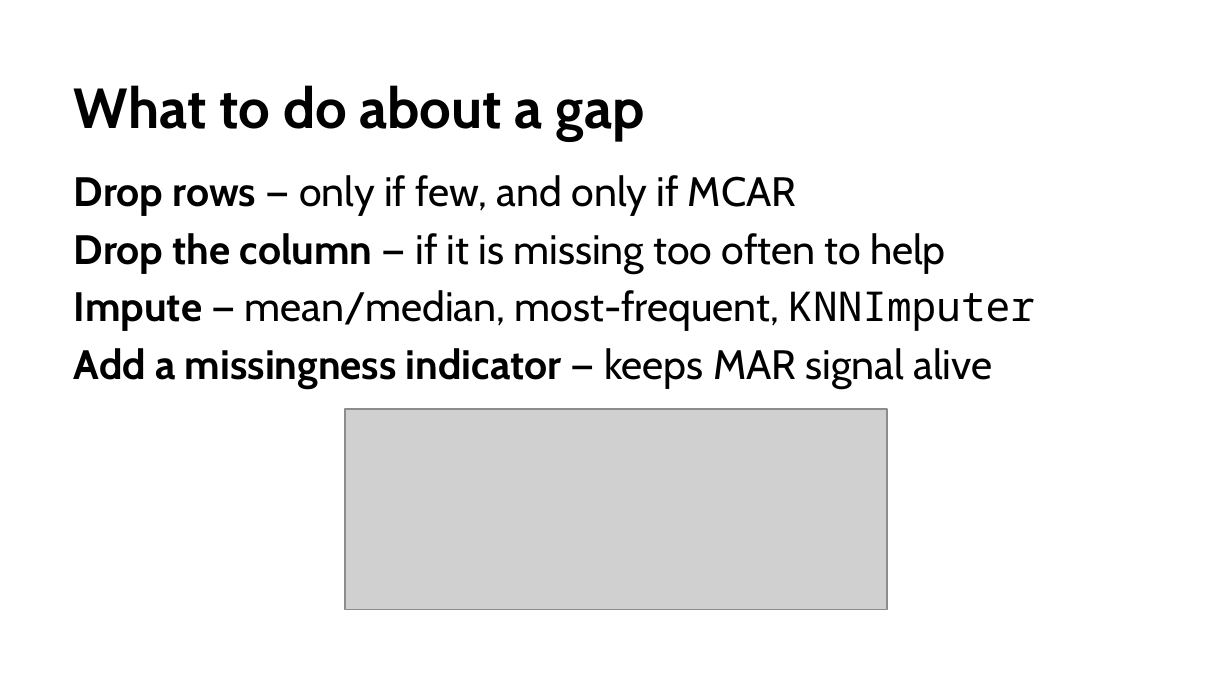
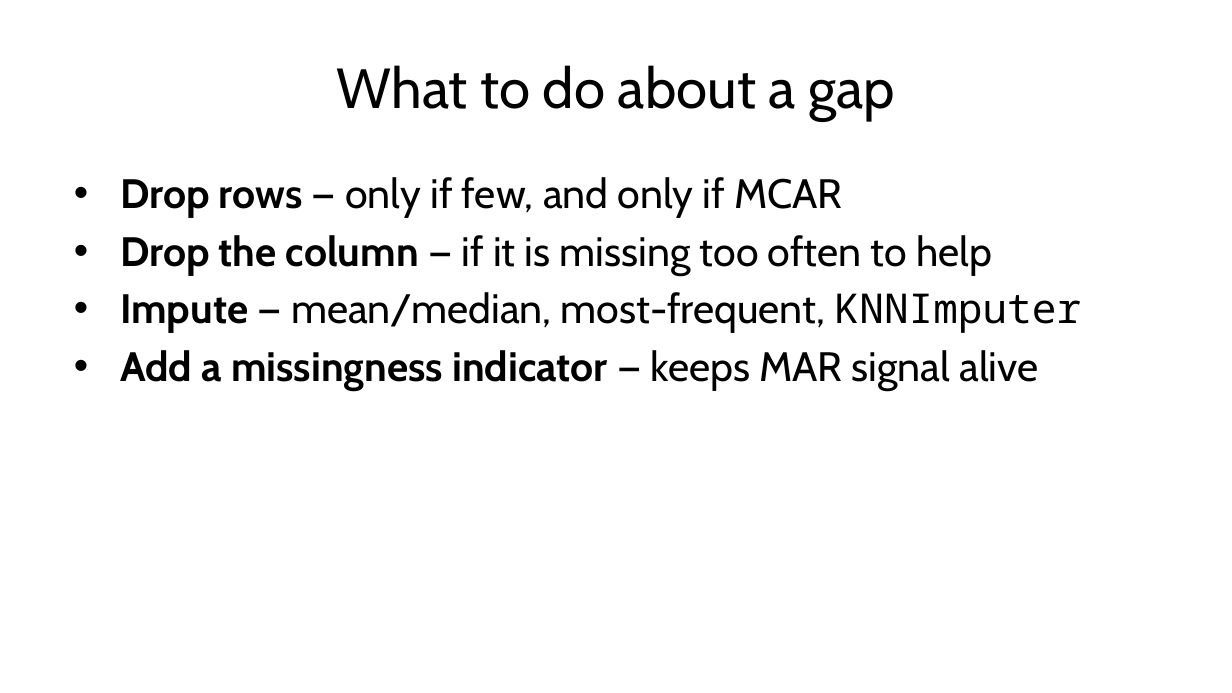
Before and after one commit to fabioantonini/technologies-for-artificial-intelligence, a slide deck: slide 12 of Lessons/02_data_exploration_and_preparation/Slides/data_exploration_and_preparation_slides.pptx. Drawn at 1232x693 pixels with LibreOffice and Linux fonts; fonts in the diff are those of the drawing; grey boxes stand for pictures; background and template pictures are left out. Boxes give left, top, right and bottom in pixels: in the first picture for what was removed or moved away, otherwise in the second. Text is boxed around its words. In the diff, an @@ line names an element or a change of style, - is before the commit and + after.

```diff
--- a/Lessons/02_data_exploration_and_preparation/Slides/data_exploration_and_preparation_slides.pptx
+++ b/Lessons/02_data_exploration_and_preparation/Slides/data_exploration_and_preparation_slides.pptx
@@ title "What to do about a ..." at box(337, 65, 896, 121): bold off; alignment left to centre; vertical alignment bottom to middle @@
@@ text "Drop rows — only if ..." at box(120, 177, 1081, 391): bullet none to • @@
@@ picture removed at box(345, 409, 887, 610) @@
```
Also in this commit, not shown: 2 other slides changed, 3 slides added, 9 other files.
